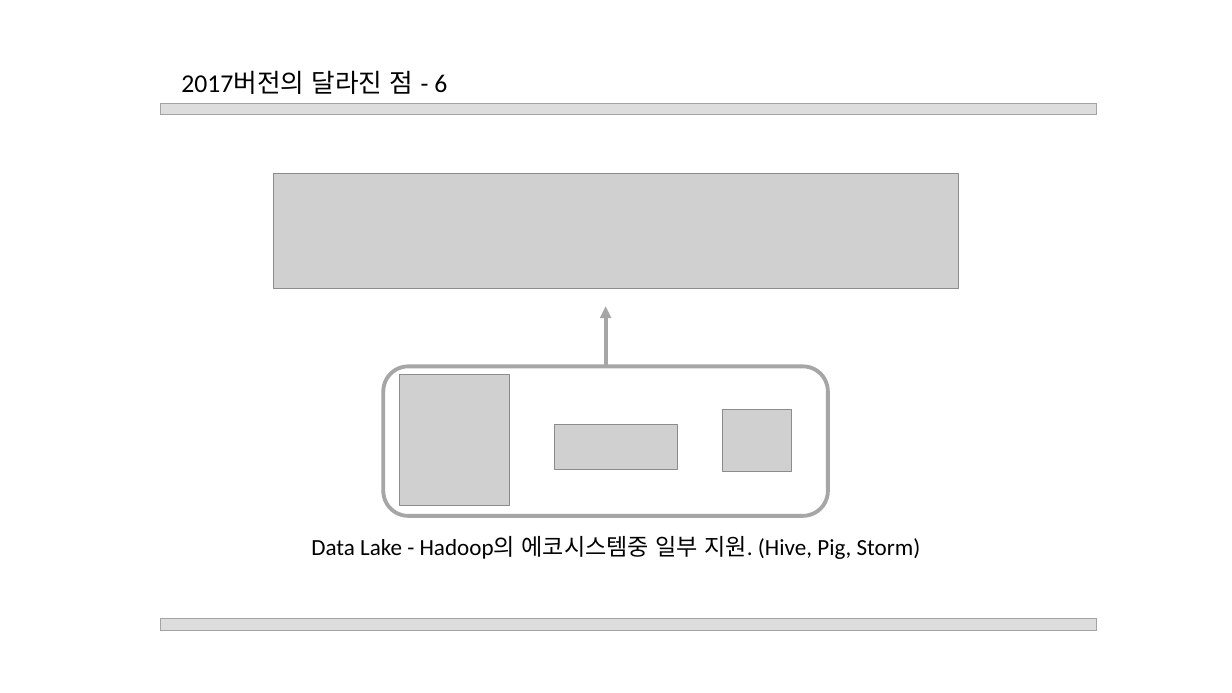
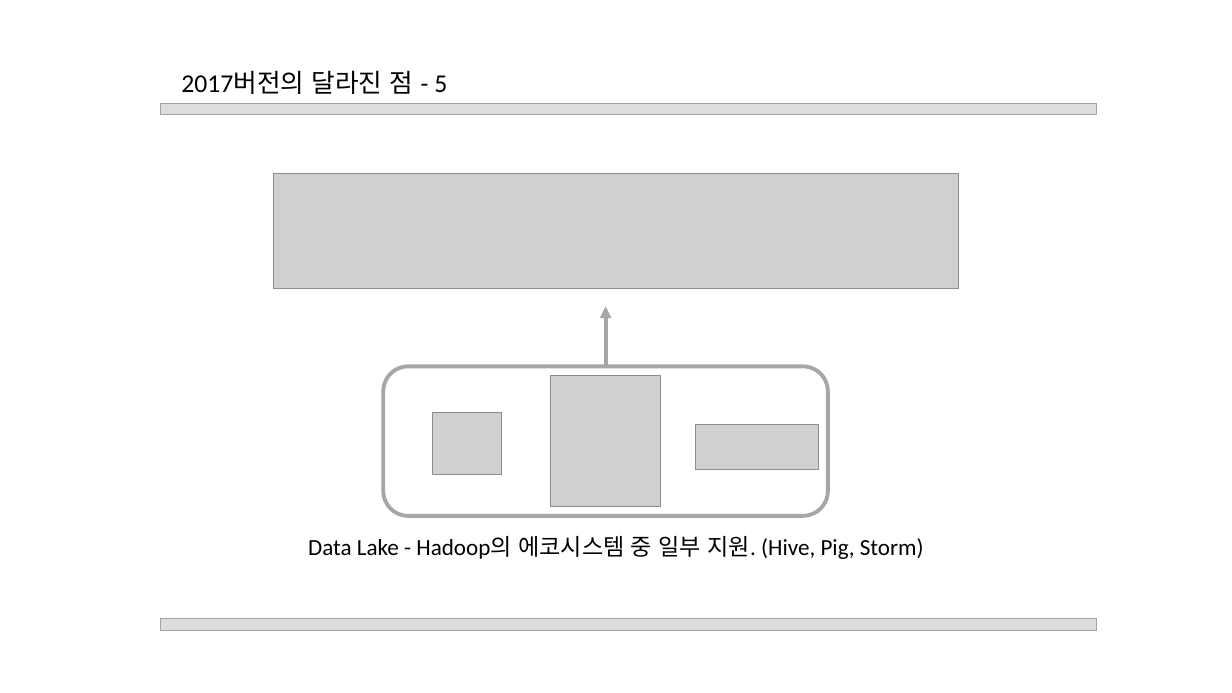
Before and after one commit to Mikusnuz/MyPractice, a slide deck: slide 9 of Study/7. Visual Studio(2017).pptx (slide 10 before the commit). Drawn at 1232x693 pixels with LibreOffice and Linux fonts; fonts in the diff are those of the drawing; grey boxes stand for pictures. Boxes give left, top, right and bottom in pixels: in the first picture for what was removed or moved away, otherwise in the second. Text is boxed around its words. In the diff, an @@ line names an element or a change of style, - is before the commit and + after.

```diff
--- a/Study/7. Visual Studio(2017).pptx
+++ b/Study/7. Visual Studio(2017).pptx
@@ text at bbox=[181, 70, 447, 94]: text changed @@
-2017버전의 달라진 점 - 6
+2017버전의 달라진 점 - 5
@@ picture: place and size @@
-picture at bbox=[400, 374, 510, 506]
+picture at bbox=[551, 376, 661, 507]
@@ picture: place and size @@
-picture at bbox=[723, 409, 792, 471]
+picture at bbox=[433, 413, 502, 475]
@@ picture: place and size @@
-picture at bbox=[555, 425, 677, 470]
+picture at bbox=[695, 424, 818, 470]
@@ text at bbox=[308, 536, 924, 559]: spaces changed @@
-Data Lake - Hadoop의 에코시스템중 일부 지원. (Hive, Pig, Storm)
+Data Lake - Hadoop의 에코시스템 중 일부 지원. (Hive, Pig, Storm)
```
Also in this commit, not shown: 3 other slides changed, 1 slide removed, 2 other files.
